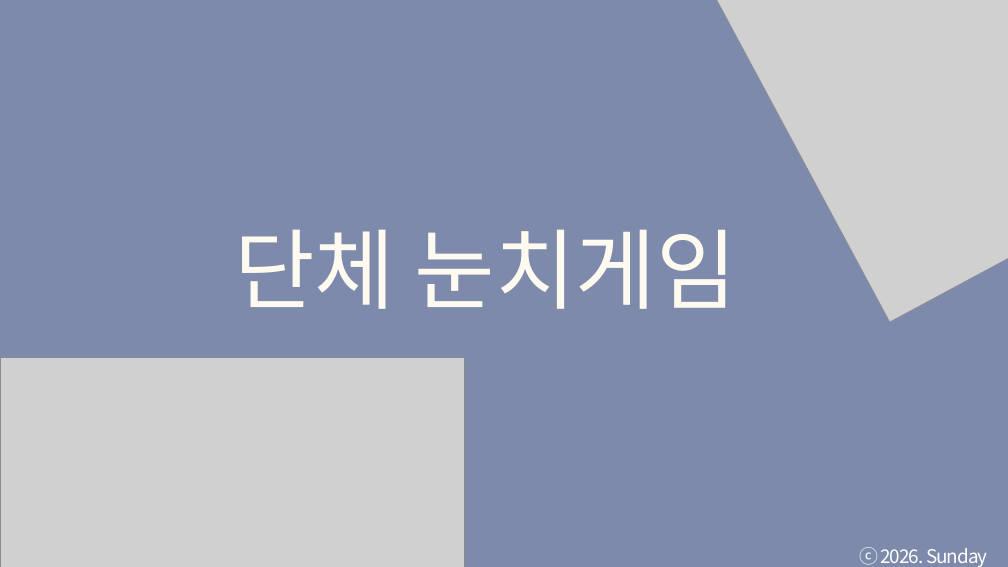
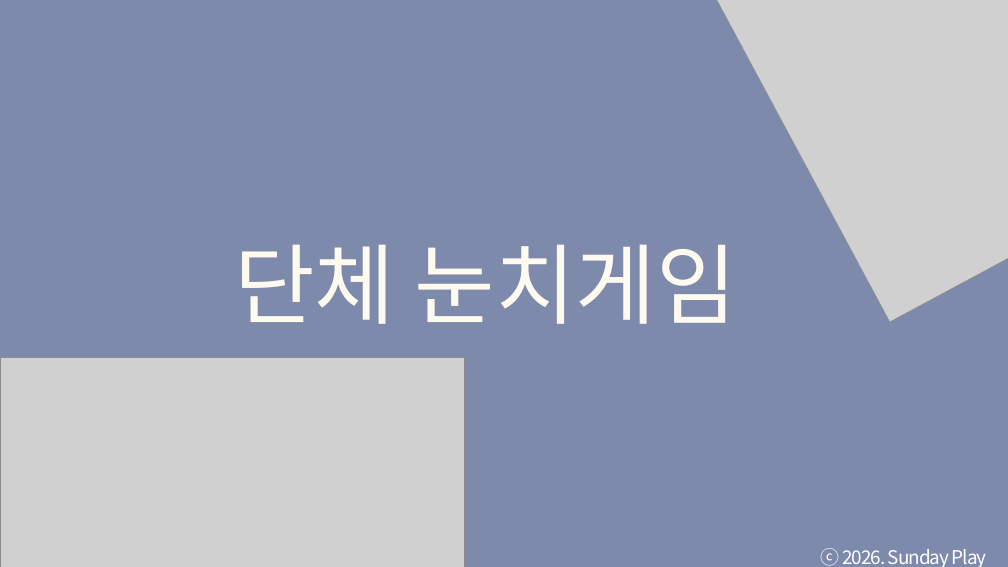
Before and after one commit to tkdgns25300/sunday_play, a slide deck: slide 4 of public/downloads/games/group-nunchi/rules.pptx. Drawn at 1008x567 pixels with LibreOffice and Linux fonts; fonts in the diff are those of the drawing; grey boxes stand for pictures. Boxes give left, top, right and bottom in pixels: in the first picture for what was removed or moved away, otherwise in the second. Text is boxed around its words. In the diff, an @@ line names an element or a change of style, - is before the commit and + after.

```diff
--- a/public/downloads/games/group-nunchi/rules.pptx
+++ b/public/downloads/games/group-nunchi/rules.pptx
@@ text "단체 눈치게임": place and size @@
-text "단체 눈치게임" at bbox=[234, 229, 737, 309]
+text "단체 눈치게임" at bbox=[234, 244, 737, 324]
@@ text "단체 눈치게임" at bbox=[234, 244, 737, 324]: font Calibri to Noto Sans CJK KR @@
@@ text "ⓒ 2026. Sunday Play" rewrapped from bbox=[859, 547, 988, 567] to bbox=[821, 548, 987, 567] @@
```
Also in this commit, not shown: 4 other slides changed, 3 other files.
